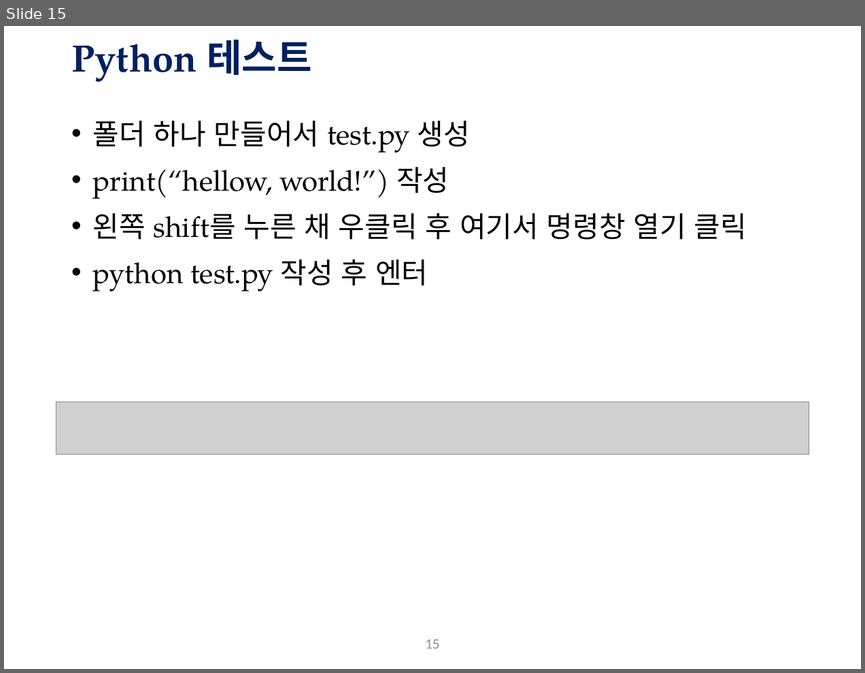
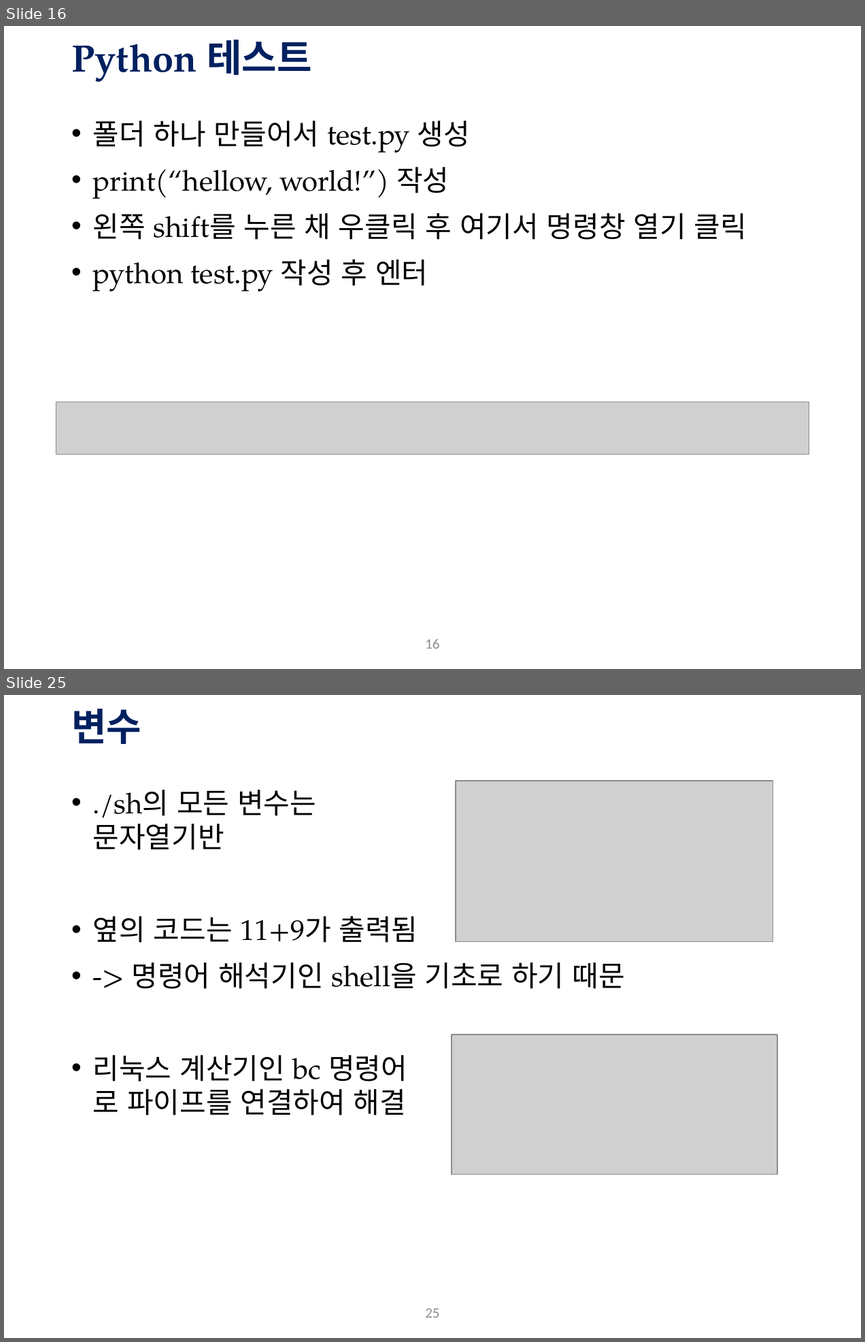
Before and after one commit to Hagazzusa/gykim.github.io, a slide deck: data/ot&env.pptx. Shown one above the other, each under a label of ours: slide 15 before the commit, slides 16 and 25 after it; the slides between them are not shown. The pictures are 865x673 and 865x1342 pixels, drawn with LibreOffice and Linux fonts; fonts in the diff are those of the drawing; grey boxes stand for pictures; background and template pictures are left out. Boxes give left, top, right and bottom in pixels: in the first picture for what was removed or moved away, otherwise in the second. Text is boxed around its words. In the diff, an @@ line names an element or a change of style, - is before the commit and + after.

```diff
--- a/data/ot&env.pptx
+++ b/data/ot&env.pptx
@@ slide 25 added at (4, 695, 861, 1338), background #FFFFFF; not listed: 1 template element that a slide beside it also shows @@
@@ title added at (71, 709, 141, 744), 32 pt, text #002060, bold @@
+변수
@@ text added at (93, 790, 624, 1115), 24 pt, text #000000 @@
+• ./sh의 모든 변수는
+  문자열기반
+• 옆의 코드는 11+9가 출력됨
+• -> 명령어 해석기인 shell을 기초로 하기 때문
+• 리눅스 계산기인 bc 명령어
+  로 파이프를 연결하여 해결
@@ picture added at (456, 781, 772, 942) @@
@@ picture added at (451, 1034, 777, 1174) @@
@@ what was slide 15 is now slide 16 @@
@@ page number at (425, 639, 439, 648): text changed @@
-15
+16
```
Also in this commit, not shown: 3 slides changed, 13 other slides added, 1 slide removed.
